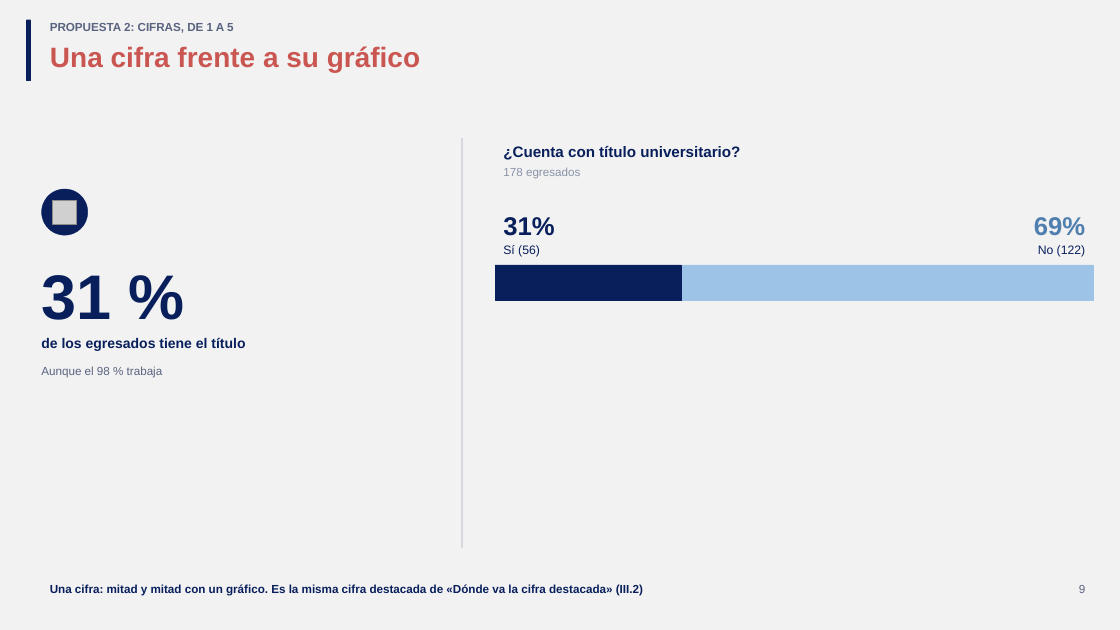
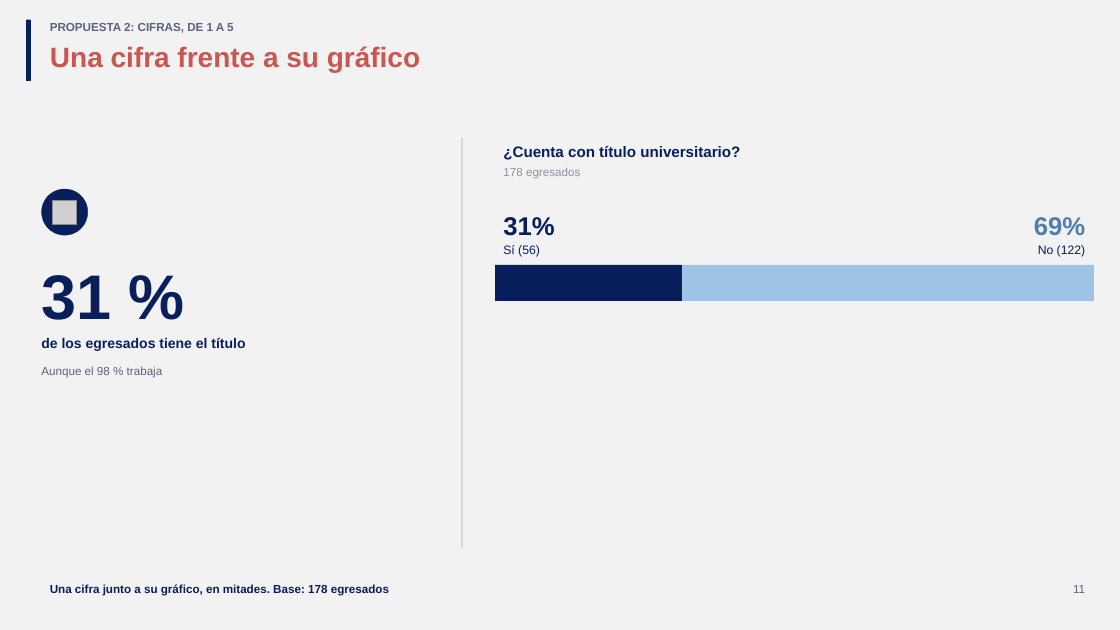
Before and after one commit to GonzaloAlmendariz/prosecnur-app, a slide deck: slide 11 of docs/qa/motor-ppt-2026-10-06/4-recetario/propuestas-rescatables.pptx (slide 9 before the commit). Drawn at 1120x630 pixels with LibreOffice and Linux fonts; fonts in the diff are those of the drawing; grey boxes stand for pictures; background and template pictures are left out. Boxes give left, top, right and bottom in pixels: in the first picture for what was removed or moved away, otherwise in the second. Text is boxed around its words. In the diff, an @@ line names an element or a change of style, - is before the commit and + after.

```diff
--- a/docs/qa/motor-ppt-2026-10-06/4-recetario/propuestas-rescatables.pptx
+++ b/docs/qa/motor-ppt-2026-10-06/4-recetario/propuestas-rescatables.pptx
@@ text at (x1=50, y1=584, x2=389, y2=596): text changed @@
-Una cifra: mitad y mitad con un gráfico. Es la misma cifra destacada de «Dónde va la cifra destacada» (III.2)
+Una cifra junto a su gráfico, en mitades. Base: 178 egresados
@@ text at (x1=1073, y1=585, x2=1085, y2=593): text changed @@
-9
+11
```
Also in this commit, not shown: 11 other slides changed, 5 slides added, 1 slide removed, 2 other files.
